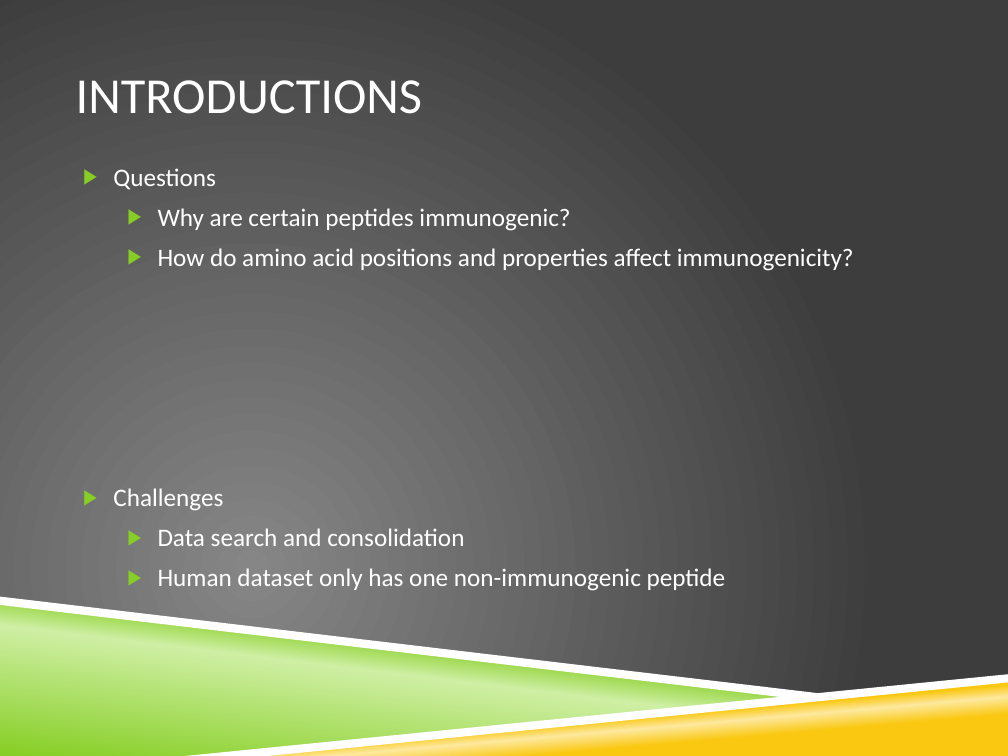
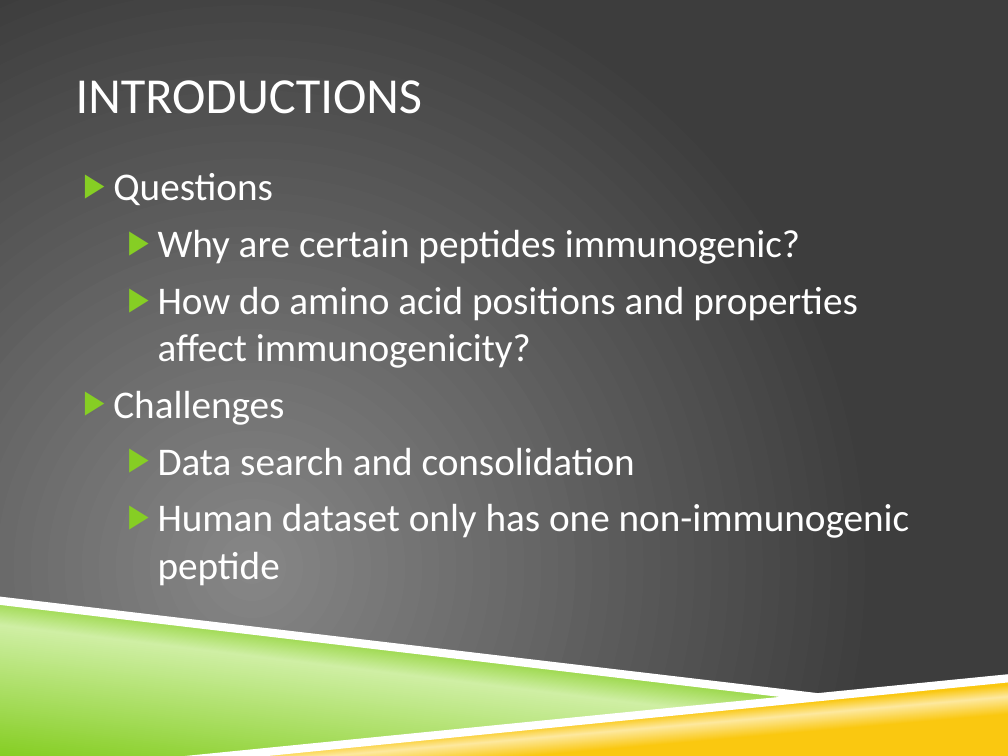
Before and after one commit to andretadeu/jhu-immuno, a slide deck: slide 2 of JHUIimmunoFINAL.pptx. Drawn at 1008x756 pixels with LibreOffice and Linux fonts; fonts in the diff are those of the drawing; background and template pictures are left out. Boxes give left, top, right and bottom in pixels: in the first picture for what was removed or moved away, otherwise in the second. Text is boxed around its words. In the diff, an @@ line names an element or a change of style, - is before the commit and + after.

```diff
--- a/JHUIimmunoFINAL.pptx
+++ b/JHUIimmunoFINAL.pptx
@@ text "Questions" at [113,173,910,585]: size 18 to 28 pt @@
```
Also in this commit, not shown: 2 other slides changed.
